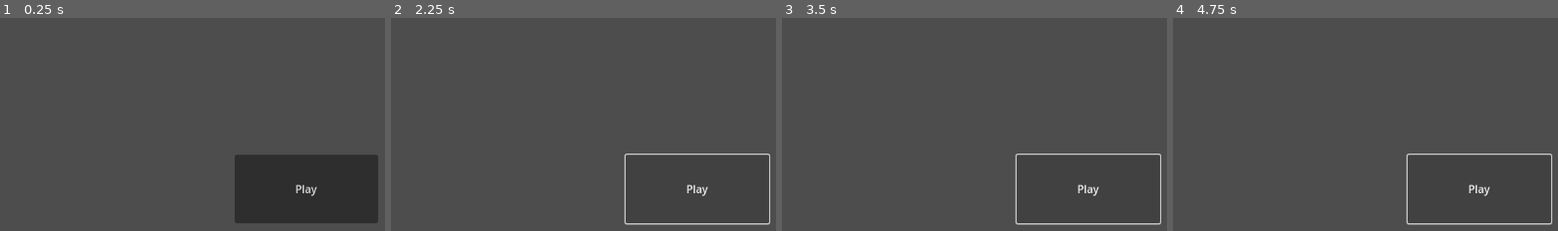
Above: before the commit, frames 1-4 (left to right).
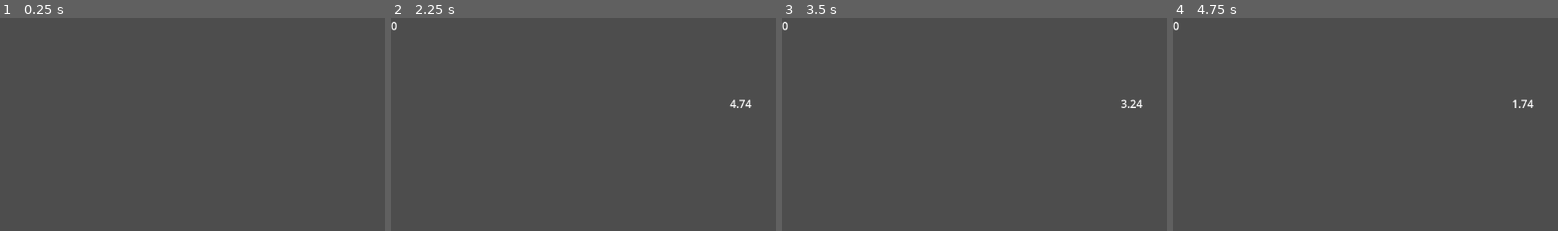
Above: after the commit, the same moments.

Repository: Nova840/GGJ2025
Game: Godot game, scene res://scenes/start_menu.tscn
The game is run twice, just before and just after one commit, with the same random seed, the same clock (stepped at 60 frames per second) and the same inputs.
Inputs (mouse positions are in pixels of both pictures, inside the frame that each line leads up to):
- Up to frame 1 (0.25 s): no input
- Up to frame 2 (2.25 s): click (699, 188) at 0.5 s, where only the run before the commit has a clickable "Play"; click (699, 188) at 1.25 s, where only the run before the commit has a clickable "Play"; tap Enter (Keyboard Start, bound only after the commit) at 2 s; hold D (Keyboard Right) from 2.03 s (still down); hold Space (Keyboard Action 1) from 2.03 s (still down)
- Up to frame 3 (3.5 s): tap Shift (Keyboard Action 2) at 2.3, 2.85 s; tap Enter (Keyboard Start, bound only after the commit) at 2.75, 3.05 s; release D (Keyboard Right) at 2.78 s; release Space (Keyboard Action 1) at 2.78 s; hold S (Keyboard Down) from 2.78 s (still down)
- Up to frame 4 (4.75 s): tap Enter (Keyboard Start, bound only after the commit) at 3.5 s; release S (Keyboard Down) at 3.53 s; hold D (Keyboard Right) 3.53-4.28 s; hold Enter (Keyboard Start, bound only after the commit) 3.53-4.28 s; tap Space (Keyboard Action 1) at 3.8, 4.35 s; hold W (Keyboard Up) from 4.28 s (still down); tap Shift (Keyboard Action 2) at 4.55 s

The runs differ from the first frame. In frame 1, 12% of the frame differs, in the area x 60-99%, y 64-97%; in frame 2, 1.2%; in frame 3, 1.2%; in frame 4, 1.2%.

Commit message:
Add start menu functionality

Diff:
--- a/ggj25/project.godot
+++ b/ggj25/project.godot
@@ -175,6 +175,31 @@
 "events": [Object(InputEventJoypadButton,"resource_local_to_scene":false,"resource_name":"","device":3,"button_index":1,"pressure":0.0,"pressed":true,"script":null)
 ]
 }
+"Keyboard Start"={
+"deadzone": 0.5,
+"events": [Object(InputEventKey,"resource_local_to_scene":false,"resource_name":"","device":-1,"window_id":0,"alt_pressed":false,"shift_pressed":false,"ctrl_pressed":false,"meta_pressed":false,"pressed":false,"keycode":0,"physical_keycode":4194309,"key_label":0,"unicode":0,"location":0,"echo":false,"script":null)
+]
+}
+"Joypad 0 Start"={
+"deadzone": 0.5,
+"events": [Object(InputEventJoypadButton,"resource_local_to_scene":false,"resource_name":"","device":0,"button_index":6,"pressure":0.0,"pressed":false,"script":null)
+]
+}
+"Joypad 1 Start"={
+"deadzone": 0.5,
+"events": [Object(InputEventJoypadButton,"resource_local_to_scene":false,"resource_name":"","device":1,"button_index":6,"pressure":0.0,"pressed":false,"script":null)
+]
+}
+"Joypad 2 Start"={
+"deadzone": 0.5,
+"events": [Object(InputEventJoypadButton,"resource_local_to_scene":false,"resource_name":"","device":2,"button_index":6,"pressure":0.0,"pressed":false,"script":null)
+]
+}
+"Joypad 3 Start"={
+"deadzone": 0.5,
+"events": [Object(InputEventJoypadButton,"resource_local_to_scene":false,"resource_name":"","device":3,"button_index":6,"pressure":0.0,"pressed":false,"script":null)
+]
+}
 
 [rendering]
 
--- a/ggj25/scenes/start_menu.tscn
+++ b/ggj25/scenes/start_menu.tscn
@@ -1,10 +1,10 @@
-[gd_scene format=3 uid="uid://dp00ysmnpthbj"]
+[gd_scene load_steps=2 format=3 uid="uid://dp00ysmnpthbj"]
+
+[ext_resource type="Script" path="res://scripts/start_menu.gd" id="1_7gmsj"]
 
 [node name="StartMenu" type="Node"]
+script = ExtResource("1_7gmsj")
 
-[node name="PlayButton" type="Button" parent="."]
-offset_left = 349.0
-offset_top = 204.0
-offset_right = 562.0
-offset_bottom = 306.0
-text = "Play"
+[node name="PlayersLabel" type="Label" parent="."]
+offset_right = 166.0
+offset_bottom = 201.0
--- a/ggj25/scripts/game_manager.gd
+++ b/ggj25/scripts/game_manager.gd
@@ -3,8 +3,9 @@
 
 @export_file var game_scene_paths: Array[String]
 
-var rounds_completed: int = 0
-var alive_players: Array[int] = [-1, 0]
+var rounds_completed: int = -1
+var starting_players: Array[int]
+var alive_players: Array[int]
 
 
 func get_input_move(player_controller: int) -> Vector2:
@@ -21,21 +22,67 @@
 
 func get_input_action_1(player_controller: int) -> bool:
 	if player_controller < 0:
-		return Input.get_action_strength("Keyboard Action 1") >= 1
+		return Input.is_action_pressed("Keyboard Action 1")
 	else:
-		return Input.get_action_strength("Joypad " + str(player_controller) + " Action 1") >= 1
+		return Input.is_action_pressed("Joypad " + str(player_controller) + " Action 1")
+
+
+func get_input_action_1_just_pressed(player_controller: int) -> bool:
+	if player_controller < 0:
+		return Input.is_action_just_pressed("Keyboard Action 1")
+	else:
+		return Input.is_action_just_pressed("Joypad " + str(player_controller) + " Action 1")
 
 
 func get_input_action_2(player_controller: int) -> bool:
 	if player_controller < 0:
-		return Input.get_action_strength("Keyboard Action 2") >= 1
+		return Input.is_action_pressed("Keyboard Action 2")
 	else:
-		return Input.get_action_strength("Joypad " + str(player_controller) + " Action 2") >= 1
+		return Input.is_action_pressed("Joypad " + str(player_controller) + " Action 2")
 
 
-func finish_game(players_eliminated: Array[int]) -> void:
+func get_input_action_2_just_pressed(player_controller: int) -> bool:
+	if player_controller < 0:
+		return Input.is_action_just_pressed("Keyboard Action 2")
+	else:
+		return Input.is_action_just_pressed("Joypad " + str(player_controller) + " Action 2")
+
+
+func get_input_start(player_controller: int) -> bool:
+	if player_controller < 0:
+		return Input.is_action_pressed("Keyboard Start")
+	else:
+		return Input.is_action_pressed("Joypad " + str(player_controller) + " Start")
+
+
+func get_input_start_just_pressed(player_controller: int) -> bool:
+	if player_controller < 0:
+		return Input.is_action_just_pressed("Keyboard Start")
+	else:
+		return Input.is_action_just_pressed("Joypad " + str(player_controller) + " Start")
+
+
+func next_round(players_eliminated: Array[int]) -> void:
 	rounds_completed += 1
 	for p in players_eliminated:
 		if alive_players.has(p):
 			alive_players.remove_at(alive_players.find(p))
 	get_tree().change_scene_to_file(game_scene_paths[randi_range(0, game_scene_paths.size() - 1)])
+
+
+func reset_rounds_completed() -> void:
+	rounds_completed = 0
+
+
+func add_player(player: int) -> void:
+	if not starting_players.has(player):
+		starting_players.append(player)
+	if not alive_players.has(player):
+		alive_players.append(player)
+
+
+func remove_player(player: int) -> void:
+	if starting_players.has(player):
+		starting_players.remove_at(starting_players.find(player))
+	if alive_players.has(player):
+		alive_players.remove_at(alive_players.find(player))
--- /dev/null
+++ b/ggj25/scripts/start_menu.gd
@@ -0,0 +1,19 @@
+extends Node
+class_name StartMenu
+
+
+@onready var players_label: Label = $PlayersLabel
+
+
+func _process(delta: float) -> void:
+	for p in range(-1, 4):
+		if GameManager.get_input_action_1(p):
+			GameManager.add_player(p)
+		if GameManager.get_input_action_2(p):
+			GameManager.remove_player(p)
+		if GameManager.get_input_start_just_pressed(p):
+			GameManager.next_round([])
+
+	players_label.text = ""
+	for p in GameManager.starting_players:
+		players_label.text += str(p) + "\n"
--- a/ggj25/scripts/test_game.gd
+++ b/ggj25/scripts/test_game.gd
@@ -31,4 +31,4 @@
 		for p in GameManager.alive_players:
 			if not players_won.has(p):
 				players_eliminated.append(p)
-		GameManager.finish_game(players_eliminated)
+		GameManager.next_round(players_eliminated)
